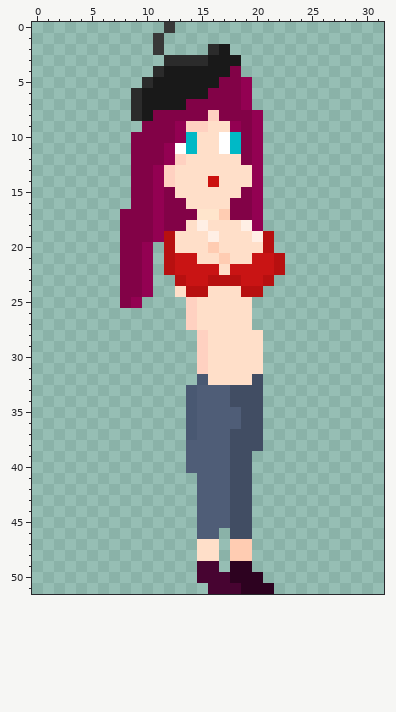
Pixel-art sprite -- prjVenomBite/sprites/playerJumpSpin_spr/layers/21829c5f-602e-488d-9343-bd75af044349/089d1f40-6806-49e8-a450-d37915ce82bc.png. The picture above is the old version.
The file is 32x52 pixels.
The same view after the edit:
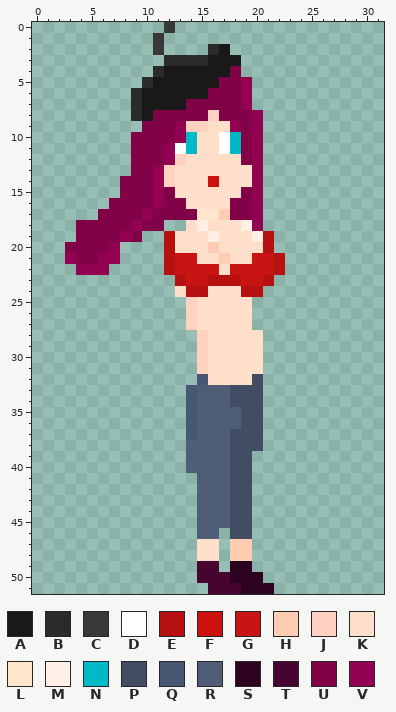
Palette (. is transparent): A #191919  B #2b2b2b  C #383838  D #ffffff  E #b71010  F #cc110e  G #c91414  H #ffccb2  J #ffd1c1  K #ffdfc9  L #ffe5cc  M #ffefe5  N #00b9c6  P #414d63  Q #495872  R #4f5d77  S #2d0220  T #470431  U #820247  V #930152
Difference:
Colour U now appears in rows 14 to 15 at x 8; in row 16 at x 7 to 8; in row 17 at x 6 to 7; in rows 18 to 19 at x 4 to 7; in row 20 at x 3 to 6; in row 21 at x 4 to 5.
The author changed colour V to colour U in rows 17 to 18 at x 11.
Colour V now appears in row 20 at x 7; in row 21 at x 3 and 6 to 7; in row 22 at x 4 to 6.
The author changed colour U to colour V in row 17 at x 10; in row 18 at x 9; in row 19 at x 8.
Colour U is removed in row 18 at x 12 to 13; in row 19 at x 10; in rows 20 to 24 at x 8 to 9; in row 25 at x 8.
Colour V is removed in row 19 at x 11; in rows 20 to 24 at x 10; in row 25 at x 9.
Boxes around the changes in both pictures, in picture pixels (x1, y1, x2, y2):
changed: (65, 176, 186, 308)
